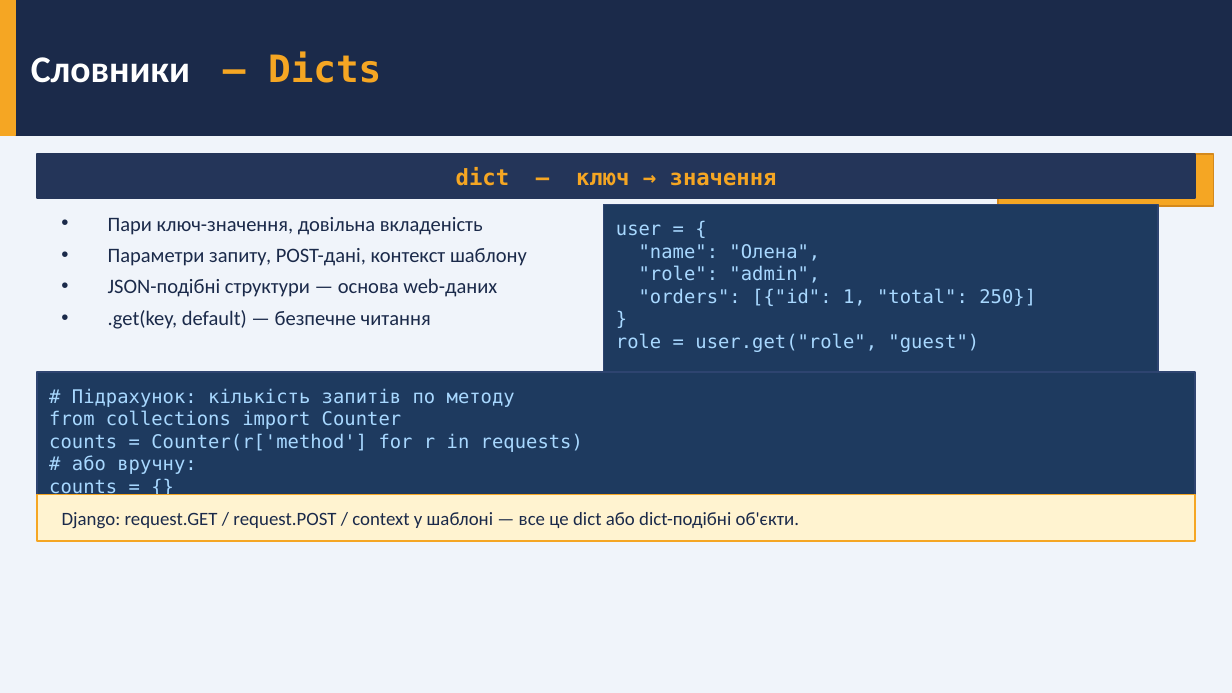
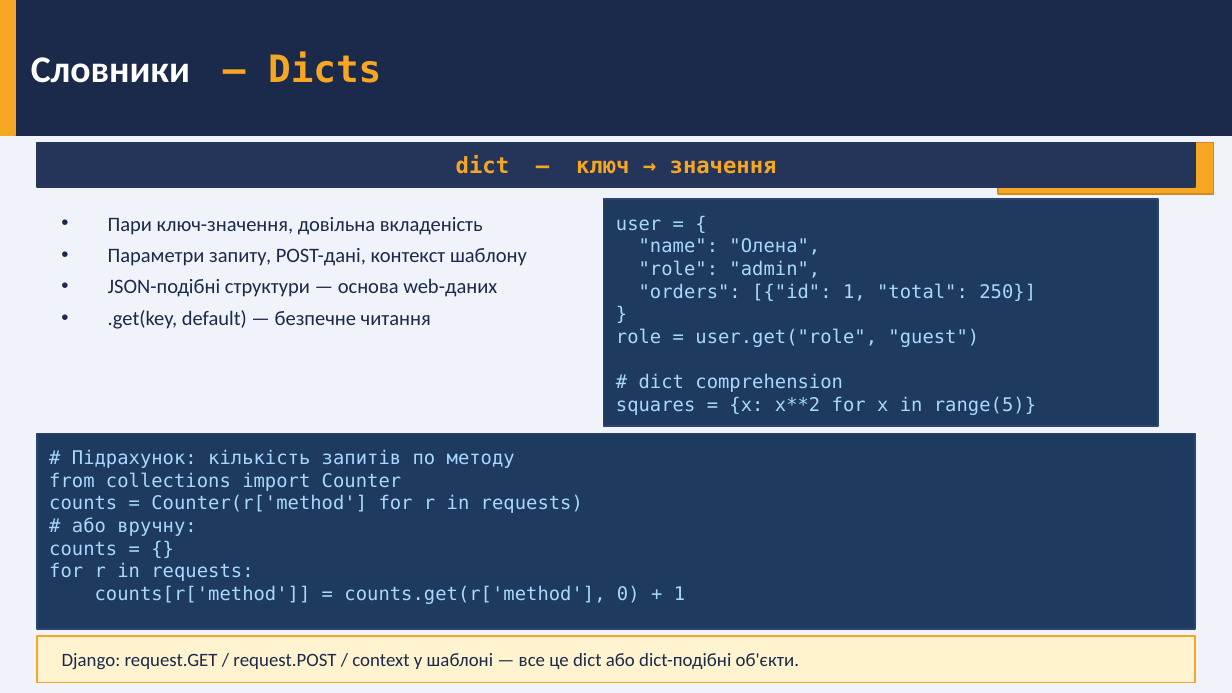
Before and after one commit to dmitriy-shtefan/python-back-2026, a slide deck: slide 7 of заняття_1/Заняття_1_Python_для_web_v2.pptx (slide 8 before the commit). Drawn at 1232x693 pixels with LibreOffice and Linux fonts; fonts in the diff are those of the drawing. Boxes give left, top, right and bottom in pixels: in the first picture for what was removed or moved away, otherwise in the second. Text is boxed around its words. In the diff, an @@ line names an element or a change of style, - is before the commit and + after.

```diff
--- a/заняття_1/Заняття_1_Python_для_web_v2.pptx
+++ b/заняття_1/Заняття_1_Python_для_web_v2.pptx
@@ 2 rectangles, 1 text: place and size @@
-2 rectangles, 1 text at <box>37,154,1214,206</box>
+2 rectangles, 1 text at <box>37,143,1214,195</box>
@@ rectangle: place and size @@
-rectangle at <box>604,205,1158,377</box>
+rectangle at <box>604,200,1158,426</box>
@@ text "user = {" rewrapped from <box>616,224,1036,352</box> to <box>616,219,1036,415</box> @@
@@ rectangle: place and size @@
-rectangle at <box>37,372,1195,495</box>
+rectangle at <box>37,434,1195,630</box>
@@ text "# Підрахунок: кількість запитів по ...": place and size @@
-text "# Підрахунок: кількість запитів по ..." at <box>49,388,685,543</box>
+text "# Підрахунок: кількість запитів по ..." at <box>49,449,685,604</box>
@@ rectangle: place and size @@
-rectangle at <box>37,494,1195,541</box>
+rectangle at <box>37,636,1195,683</box>
@@ text "Django: request.GET / request.POST / ...": place and size @@
-text "Django: request.GET / request.POST / ..." at <box>62,512,799,529</box>
+text "Django: request.GET / request.POST / ..." at <box>62,653,799,670</box>
```
Also in this commit, not shown: 1 other slide changed, 11 slides removed, 5 other files.
